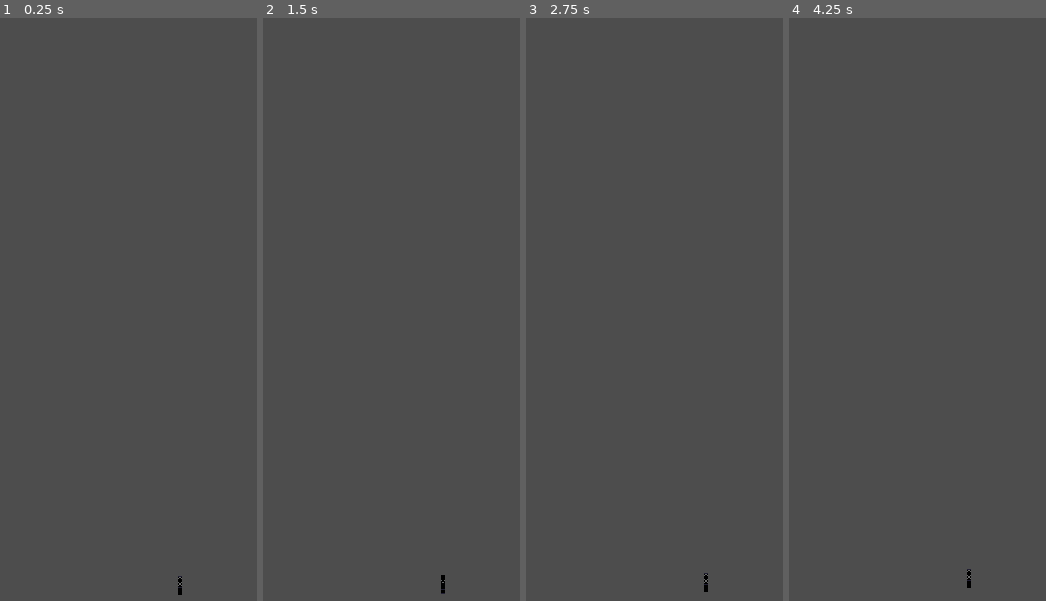
Above: before the commit, frames 1-4 (left to right).
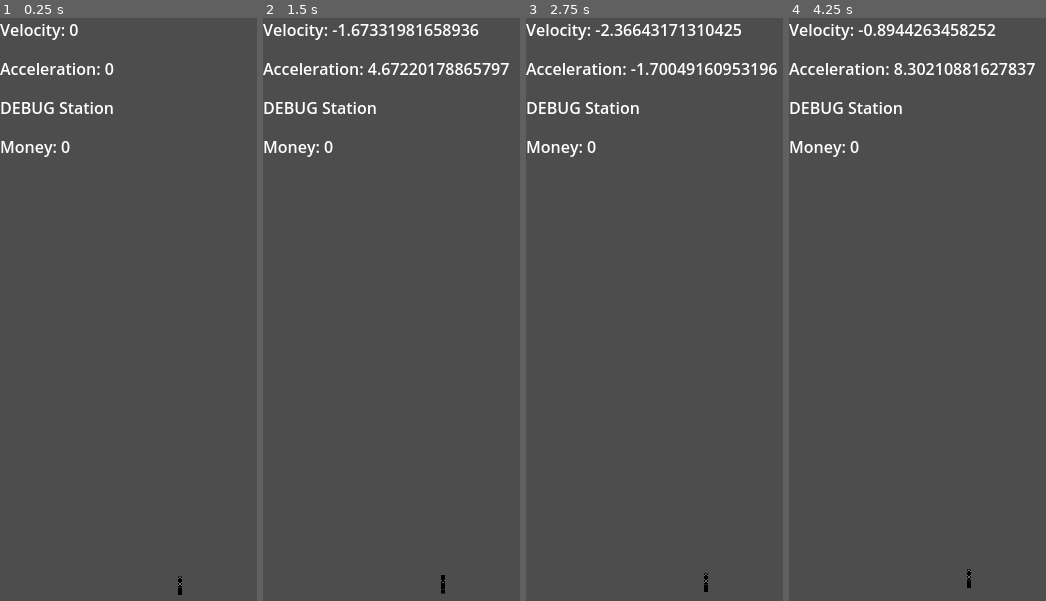
Above: after the commit, the same moments.

Repository: sthoni/gamejamaugust2024
Game: Godot game, scene res://level.tscn
Same seed, same stepped clock (60 frames per second), same inputs: the game is played once before the commit and once after it.
Inputs:
- Up to frame 1 (0.25 s): no input
- Up to frame 2 (1.5 s): tap Enter at 0.5 s; hold Up (accelerate) 0.53-1.28 s; hold Down (brake) from 1.28 s (still down)
- Up to frame 3 (2.75 s): tap Space at 2 s; release Down (brake) at 2.03 s; hold Up (accelerate) from 2.03 s (still down)
- Up to frame 4 (4.25 s): release Up (accelerate) at 3.53 s; hold Down (brake) from 3.53 s (still down)

The runs differ from the first frame. In frame 1, 1.4% of the frame differs, in the area x 0-45%, y 1-24%; in frame 2, 2.5%; in frame 3, 2.4%; in frame 4, 2.5%, in the area x 0-96%, y 1-24%.

Commit message:
Dateien sortiert. Funktioniert noch nicht alles...

Diff:
--- /dev/null
+++ b/global/Events.gd
@@ -0,0 +1,11 @@
+extends Node
+
+# Train Events
+signal velocity_changed(velocity: float)
+signal accelaration_changed(acc: float)
+
+# Station Events
+signal station_status_changed(status: Station.TrainStatus)
+
+# Level Events
+signal money_changed(money: int)
--- /dev/null
+++ b/items/item.gd
@@ -0,0 +1,12 @@
+class_name Item extends Resource
+
+enum Type {TRAIN, STATION}
+
+@export_group("Item Attributes")
+@export var id: String
+@export var type: Type
+@export var price: int
+
+@export_group("Item Visuals")
+@export var icon: Texture
+@export_multiline var tooltip_text: String
--- a/level.gd
+++ b/level.gd
@@ -6,7 +6,7 @@
 
 # Called when the node enters the scene tree for the first time.
 func _ready() -> void:
-	emit_signal("money_changed", money)
+	Events.emit_signal("money_changed", money)
 
 
 # Called every frame. 'delta' is the elapsed time since the previous frame.
--- a/level.tscn
+++ b/level.tscn
@@ -1,213 +1,19 @@
-[gd_scene load_steps=17 format=3 uid="uid://5m2ar4vwdnpd"]
+[gd_scene load_steps=6 format=3 uid="uid://5m2ar4vwdnpd"]
 
-[ext_resource type="Script" path="res://train.gd" id="1_egyev"]
 [ext_resource type="Script" path="res://level.gd" id="1_pg6m5"]
-[ext_resource type="Script" path="res://station.gd" id="2_7bgaj"]
-[ext_resource type="Texture2D" uid="uid://cf1y5qabhp48g" path="res://assets/locomotive.png" id="3_gy86y"]
-[ext_resource type="Script" path="res://velocity.gd" id="3_mmw4x"]
-[ext_resource type="Script" path="res://acceleration.gd" id="4_qwo30"]
-[ext_resource type="Script" path="res://label_station.gd" id="5_vc02w"]
-[ext_resource type="Script" path="res://money.gd" id="7_rinmn"]
-[ext_resource type="Theme" path="res://theme.tres" id="8_j5rwa"]
-[ext_resource type="Script" path="res://shop.gd" id="9_3iv6e"]
-
-[sub_resource type="RectangleShape2D" id="RectangleShape2D_xyumy"]
-size = Vector2(4, 17)
-
-[sub_resource type="RectangleShape2D" id="RectangleShape2D_2umad"]
-size = Vector2(20, 120)
-
-[sub_resource type="RectangleShape2D" id="RectangleShape2D_dk45f"]
-size = Vector2(20, 10)
-
-[sub_resource type="Gradient" id="Gradient_bcuwd"]
-colors = PackedColorArray(0.2, 0.196078, 0.4, 1, 0.113725, 0.0392157, 0.376471, 1)
-
-[sub_resource type="GradientTexture1D" id="GradientTexture1D_sjscc"]
-gradient = SubResource("Gradient_bcuwd")
-
-[sub_resource type="PlaceholderTexture2D" id="PlaceholderTexture2D_ov08v"]
-size = Vector2(100, 100)
+[ext_resource type="PackedScene" uid="uid://c3byp0uv73juy" path="res://train/train.tscn" id="2_kmlf3"]
+[ext_resource type="PackedScene" uid="uid://c3csdinu5agg4" path="res://station/station.tscn" id="3_7tcqk"]
+[ext_resource type="PackedScene" uid="uid://dh71w6aefqf38" path="res://ui/debug.tscn" id="4_s0jqg"]
+[ext_resource type="PackedScene" uid="uid://botpyjbja42c" path="res://ui/shop.tscn" id="9_0opmv"]
 
 [node name="Level" type="Node2D"]
 script = ExtResource("1_pg6m5")
 
-[node name="Train" type="CharacterBody2D" parent="."]
-position = Vector2(180, 568)
-script = ExtResource("1_egyev")
+[node name="Train" parent="." instance=ExtResource("2_kmlf3")]
 
-[node name="TrainShape" type="CollisionShape2D" parent="Train"]
+[node name="Station" parent="." instance=ExtResource("3_7tcqk")]
+
+[node name="Debug" parent="." instance=ExtResource("4_s0jqg")]
+
+[node name="Shop" parent="." instance=ExtResource("9_0opmv")]
 unique_name_in_owner = true
-position = Vector2(0, -0.5)
-shape = SubResource("RectangleShape2D_xyumy")
-
-[node name="Sprite2D" type="Sprite2D" parent="Train"]
-position = Vector2(1, -42)
-rotation = 1.5708
-
-[node name="Timer_Brake" type="Timer" parent="Train"]
-one_shot = true
-
-[node name="Timer_Acc" type="Timer" parent="Train"]
-one_shot = true
-
-[node name="Locomotive" type="Sprite2D" parent="Train"]
-texture_filter = 1
-position = Vector2(1.84774e-06, 2.95639e-05)
-rotation = 1.5708
-scale = Vector2(0.0993849, 0.0993849)
-texture = ExtResource("3_gy86y")
-
-[node name="Station" type="Area2D" parent="."]
-position = Vector2(182, 180)
-script = ExtResource("2_7bgaj")
-
-[node name="CollisionShape2D2" type="CollisionShape2D" parent="Station"]
-shape = SubResource("RectangleShape2D_2umad")
-
-[node name="StationStart" type="Area2D" parent="Station"]
-position = Vector2(0, 55)
-
-[node name="CollisionShape2D" type="CollisionShape2D" parent="Station/StationStart"]
-shape = SubResource("RectangleShape2D_dk45f")
-
-[node name="StationEnd" type="Area2D" parent="Station"]
-position = Vector2(0, -55)
-
-[node name="CollisionShape2D" type="CollisionShape2D" parent="Station/StationEnd"]
-shape = SubResource("RectangleShape2D_dk45f")
-
-[node name="VBoxContainer" type="VBoxContainer" parent="."]
-visible = false
-offset_right = 40.0
-offset_bottom = 40.0
-
-[node name="Velocity" type="Label" parent="VBoxContainer"]
-layout_mode = 2
-text = "DEBUG Velocity"
-script = ExtResource("3_mmw4x")
-
-[node name="Acceleration" type="Label" parent="VBoxContainer"]
-layout_mode = 2
-text = "DEBUG Acceleration"
-script = ExtResource("4_qwo30")
-
-[node name="Station" type="Label" parent="VBoxContainer"]
-layout_mode = 2
-text = "DEBUG Station"
-script = ExtResource("5_vc02w")
-
-[node name="Money" type="Label" parent="VBoxContainer"]
-layout_mode = 2
-text = "Money:"
-script = ExtResource("7_rinmn")
-
-[node name="Shop" type="Control" parent="."]
-unique_name_in_owner = true
-process_mode = 3
-visible = false
-layout_mode = 3
-anchors_preset = 0
-offset_right = 360.0
-offset_bottom = 640.0
-theme = ExtResource("8_j5rwa")
-script = ExtResource("9_3iv6e")
-
-[node name="TextureRect" type="TextureRect" parent="Shop"]
-layout_mode = 1
-anchors_preset = 15
-anchor_right = 1.0
-anchor_bottom = 1.0
-grow_horizontal = 2
-grow_vertical = 2
-texture = SubResource("GradientTexture1D_sjscc")
-
-[node name="CenterContainer" type="CenterContainer" parent="Shop"]
-layout_mode = 1
-anchors_preset = 15
-anchor_right = 1.0
-anchor_bottom = 1.0
-grow_horizontal = 2
-grow_vertical = 2
-
-[node name="VBoxContainer" type="VBoxContainer" parent="Shop/CenterContainer"]
-layout_mode = 2
-theme = ExtResource("8_j5rwa")
-theme_override_constants/separation = 32
-
-[node name="Label" type="Label" parent="Shop/CenterContainer/VBoxContainer"]
-layout_mode = 2
-text = "Train Shop"
-
-[node name="Items" type="HBoxContainer" parent="Shop/CenterContainer/VBoxContainer"]
-layout_mode = 2
-size_flags_vertical = 3
-
-[node name="Item1" type="VBoxContainer" parent="Shop/CenterContainer/VBoxContainer/Items"]
-layout_mode = 2
-
-[node name="Item1Name" type="Label" parent="Shop/CenterContainer/VBoxContainer/Items/Item1"]
-layout_mode = 2
-text = "ITEM NAME"
-
-[node name="Item1Texture" type="TextureRect" parent="Shop/CenterContainer/VBoxContainer/Items/Item1"]
-layout_mode = 2
-texture = SubResource("PlaceholderTexture2D_ov08v")
-
-[node name="Item1Price" type="Label" parent="Shop/CenterContainer/VBoxContainer/Items/Item1"]
-layout_mode = 2
-text = "ITEM PRICE"
-
-[node name="Item1Buy" type="Button" parent="Shop/CenterContainer/VBoxContainer/Items/Item1"]
-layout_mode = 2
-text = "Kaufen"
-
-[node name="Item2" type="VBoxContainer" parent="Shop/CenterContainer/VBoxContainer/Items"]
-layout_mode = 2
-
-[node name="Item1Name" type="Label" parent="Shop/CenterContainer/VBoxContainer/Items/Item2"]
-layout_mode = 2
-text = "ITEM NAME"
-
-[node name="Item1Texture" type="TextureRect" parent="Shop/CenterContainer/VBoxContainer/Items/Item2"]
-layout_mode = 2
-texture = SubResource("PlaceholderTexture2D_ov08v")
-
-[node name="Item1Price" type="Label" parent="Shop/CenterContainer/VBoxContainer/Items/Item2"]
-layout_mode = 2
-text = "ITEM PRICE"
-
-[node name="Item1Buy" type="Button" parent="Shop/CenterContainer/VBoxContainer/Items/Item2"]
-layout_mode = 2
-text = "Kaufen"
-
-[node name="HSeparator" type="HSeparator" parent="Shop/CenterContainer/VBoxContainer"]
-layout_mode = 2
-
-[node name="VBoxContainer" type="VBoxContainer" parent="Shop/CenterContainer/VBoxContainer"]
-layout_mode = 2
-
-[node name="ContinueButton" type="Button" parent="Shop/CenterContainer/VBoxContainer/VBoxContainer"]
-layout_mode = 2
-size_flags_horizontal = 3
-text = "Continue"
-
-[node name="ExitButton" type="Button" parent="Shop/CenterContainer/VBoxContainer/VBoxContainer"]
-layout_mode = 2
-size_flags_horizontal = 3
-text = "Exit"
-
-[connection signal="money_changed" from="." to="VBoxContainer/Money" method="_on_level_money_changed"]
-[connection signal="accelaration_changed" from="Train" to="VBoxContainer/Acceleration" method="_on_train_accelaration_changed"]
-[connection signal="velocity_changed" from="Train" to="VBoxContainer/Velocity" method="_on_train_velocity_changed"]
-[connection signal="timeout" from="Train/Timer_Brake" to="Train" method="_on_timer_brake_timeout"]
-[connection signal="timeout" from="Train/Timer_Acc" to="Train" method="_on_timer_acc_timeout"]
-[connection signal="body_entered" from="Station" to="Station" method="_on_body_entered"]
-[connection signal="body_exited" from="Station" to="Station" method="_on_body_exited"]
-[connection signal="station_status_changed" from="Station" to="." method="_on_station_station_status_changed"]
-[connection signal="station_status_changed" from="Station" to="VBoxContainer/Station" method="_on_station_station_status_changed"]
-[connection signal="body_entered" from="Station/StationStart" to="Station" method="_on_station_start_body_entered"]
-[connection signal="body_exited" from="Station/StationStart" to="Station" method="_on_station_start_body_exited"]
-[connection signal="body_entered" from="Station/StationEnd" to="Station" method="_on_station_end_body_entered"]
-[connection signal="body_exited" from="Station/StationEnd" to="Station" method="_on_station_end_body_exited"]
-[connection signal="pressed" from="Shop/CenterContainer/VBoxContainer/VBoxContainer/ContinueButton" to="Shop" method="_on_continue_button_pressed"]
--- a/project.godot
+++ b/project.godot
@@ -14,6 +14,10 @@
 run/main_scene="res://level.tscn"
 config/features=PackedStringArray("4.3", "GL Compatibility")
 config/icon="res://icon.svg"
+
+[autoload]
+
+Events="*res://global/Events.gd"
 
 [debug]
 
--- a/station.gd
+++ b/station/station.gd
@@ -11,8 +11,6 @@
 
 var train_at_station: Train
 var status: TrainStatus = TrainStatus.NOT_ARRIVED
-
-signal station_status_changed(status: TrainStatus)
 
 # Called when the node enters the scene tree for the first time.
 func _ready() -> void:
@@ -32,7 +30,8 @@
 
 
 func status_changed() -> void:
-	emit_signal("station_status_changed", status)
+	print("Status")
+	Events.emit_signal("station_status_changed", status)
 
 
 func _on_station_start_body_entered(body: Node2D) -> void:
--- /dev/null
+++ b/station/station.tscn
@@ -0,0 +1,35 @@
+[gd_scene load_steps=4 format=3 uid="uid://c3csdinu5agg4"]
+
+[ext_resource type="Script" path="res://station/station.gd" id="1_myu42"]
+
+[sub_resource type="RectangleShape2D" id="RectangleShape2D_2umad"]
+size = Vector2(20, 120)
+
+[sub_resource type="RectangleShape2D" id="RectangleShape2D_dk45f"]
+size = Vector2(20, 10)
+
+[node name="Station" type="Area2D"]
+position = Vector2(182, 180)
+script = ExtResource("1_myu42")
+
+[node name="CollisionShape2D2" type="CollisionShape2D" parent="."]
+shape = SubResource("RectangleShape2D_2umad")
+
+[node name="StationStart" type="Area2D" parent="."]
+position = Vector2(0, 55)
+
+[node name="CollisionShape2D" type="CollisionShape2D" parent="StationStart"]
+shape = SubResource("RectangleShape2D_dk45f")
+
+[node name="StationEnd" type="Area2D" parent="."]
+position = Vector2(0, -55)
+
+[node name="CollisionShape2D" type="CollisionShape2D" parent="StationEnd"]
+shape = SubResource("RectangleShape2D_dk45f")
+
+[connection signal="body_entered" from="." to="." method="_on_body_entered"]
+[connection signal="body_exited" from="." to="." method="_on_body_exited"]
+[connection signal="body_entered" from="StationStart" to="." method="_on_station_start_body_entered"]
+[connection signal="body_exited" from="StationStart" to="." method="_on_station_start_body_exited"]
+[connection signal="body_entered" from="StationEnd" to="." method="_on_station_end_body_entered"]
+[connection signal="body_exited" from="StationEnd" to="." method="_on_station_end_body_exited"]
--- a/train.gd
+++ b/train/train.gd
@@ -10,9 +10,6 @@
 @onready var weight := waggon_amount * WEIGHT_PER_WAGGON
 
 var acc := 0.0
-
-signal velocity_changed(velocity: float)
-signal accelaration_changed(acc: float)
 
 func _ready() -> void:
 	print(weight)
@@ -51,8 +48,8 @@
 	acc = (new_velocity - velocity.y) / delta
 	velocity.y = new_velocity
 
-	emit_signal("accelaration_changed", acc)
-	emit_signal("velocity_changed", velocity.y)
+	Events.emit_signal("accelaration_changed", acc)
+	Events.emit_signal("velocity_changed", velocity.y)
 
 	move_and_slide()
 
--- /dev/null
+++ b/train/train.tscn
@@ -0,0 +1,36 @@
+[gd_scene load_steps=4 format=3 uid="uid://c3byp0uv73juy"]
+
+[ext_resource type="Script" path="res://train/train.gd" id="1_q7ry4"]
+[ext_resource type="Texture2D" uid="uid://cf1y5qabhp48g" path="res://assets/locomotive.png" id="2_htwba"]
+
+[sub_resource type="RectangleShape2D" id="RectangleShape2D_xyumy"]
+size = Vector2(4, 17)
+
+[node name="Train" type="CharacterBody2D"]
+position = Vector2(180, 568)
+script = ExtResource("1_q7ry4")
+
+[node name="TrainShape" type="CollisionShape2D" parent="."]
+unique_name_in_owner = true
+position = Vector2(0, -0.5)
+shape = SubResource("RectangleShape2D_xyumy")
+
+[node name="Sprite2D" type="Sprite2D" parent="."]
+position = Vector2(1, -42)
+rotation = 1.5708
+
+[node name="Timer_Brake" type="Timer" parent="."]
+one_shot = true
+
+[node name="Timer_Acc" type="Timer" parent="."]
+one_shot = true
+
+[node name="Locomotive" type="Sprite2D" parent="."]
+texture_filter = 1
+position = Vector2(1.84774e-06, 2.95639e-05)
+rotation = 1.5708
+scale = Vector2(0.0993849, 0.0993849)
+texture = ExtResource("2_htwba")
+
+[connection signal="timeout" from="Timer_Brake" to="." method="_on_timer_brake_timeout"]
+[connection signal="timeout" from="Timer_Acc" to="." method="_on_timer_acc_timeout"]
--- /dev/null
+++ b/ui/debug.tscn
@@ -0,0 +1,30 @@
+[gd_scene load_steps=5 format=3 uid="uid://dh71w6aefqf38"]
+
+[ext_resource type="Script" path="res://ui/debug_velocity.gd" id="1_qx4c7"]
+[ext_resource type="Script" path="res://ui/debug_acceleration.gd" id="2_mg21e"]
+[ext_resource type="Script" path="res://ui/debug_station.gd" id="3_5546r"]
+[ext_resource type="Script" path="res://ui/debug_money.gd" id="4_4e7pr"]
+
+[node name="Debug" type="VBoxContainer"]
+offset_right = 40.0
+offset_bottom = 40.0
+
+[node name="Velocity" type="Label" parent="."]
+layout_mode = 2
+text = "DEBUG Velocity"
+script = ExtResource("1_qx4c7")
+
+[node name="Acceleration" type="Label" parent="."]
+layout_mode = 2
+text = "DEBUG Acceleration"
+script = ExtResource("2_mg21e")
+
+[node name="Station" type="Label" parent="."]
+layout_mode = 2
+text = "DEBUG Station"
+script = ExtResource("3_5546r")
+
+[node name="Money" type="Label" parent="."]
+layout_mode = 2
+text = "Money:"
+script = ExtResource("4_4e7pr")
--- a/velocity.gd
+++ b/ui/debug_acceleration.gd
@@ -3,13 +3,12 @@
 
 # Called when the node enters the scene tree for the first time.
 func _ready() -> void:
-	pass # Replace with function body.
-
+	Events.accelaration_changed.connect(_on_train_accelaration_changed)
 
 # Called every frame. 'delta' is the elapsed time since the previous frame.
 func _process(delta: float) -> void:
 	pass
 
 
-func _on_train_velocity_changed(velocity: float) -> void:
-	self.text = "Velocity: " + str(velocity)
+func _on_train_accelaration_changed(acc: float) -> void:
+	self.text = "Acceleration: " + str(acc)
--- a/money.gd
+++ b/ui/debug_money.gd
@@ -3,7 +3,7 @@
 
 # Called when the node enters the scene tree for the first time.
 func _ready() -> void:
-	pass # Replace with function body.
+	Events.money_changed.connect(_on_level_money_changed)
 
 
 # Called every frame. 'delta' is the elapsed time since the previous frame.
--- a/label_station.gd
+++ b/ui/debug_station.gd
@@ -3,7 +3,7 @@
 
 # Called when the node enters the scene tree for the first time.
 func _ready() -> void:
-	pass # Replace with function body.
+	Events.station_status_changed.connect(_on_station_station_status_changed)
 
 
 # Called every frame. 'delta' is the elapsed time since the previous frame.
--- a/acceleration.gd
+++ b/ui/debug_velocity.gd
@@ -3,7 +3,7 @@
 
 # Called when the node enters the scene tree for the first time.
 func _ready() -> void:
-	pass # Replace with function body.
+	Events.velocity_changed.connect(_on_train_velocity_changed)
 
 
 # Called every frame. 'delta' is the elapsed time since the previous frame.
@@ -11,5 +11,5 @@
 	pass
 
 
-func _on_train_accelaration_changed(acc: float) -> void:
-	self.text = "Acceleration: " + str(acc)
+func _on_train_velocity_changed(velocity: float) -> void:
+	self.text = "Velocity: " + str(velocity)
--- /dev/null
+++ b/ui/shop.tscn
@@ -0,0 +1,109 @@
+[gd_scene load_steps=6 format=3 uid="uid://botpyjbja42c"]
+
+[ext_resource type="Theme" uid="uid://c5vctt5fcxfn" path="res://theme.tres" id="1_1gval"]
+[ext_resource type="Script" path="res://ui/shop.gd" id="2_rwf4v"]
+
+[sub_resource type="Gradient" id="Gradient_bcuwd"]
+colors = PackedColorArray(0.2, 0.196078, 0.4, 1, 0.113725, 0.0392157, 0.376471, 1)
+
+[sub_resource type="GradientTexture1D" id="GradientTexture1D_sjscc"]
+gradient = SubResource("Gradient_bcuwd")
+
+[sub_resource type="PlaceholderTexture2D" id="PlaceholderTexture2D_ov08v"]
+size = Vector2(100, 100)
+
+[node name="Shop" type="Control"]
+process_mode = 3
+visible = false
+layout_mode = 3
+anchors_preset = 0
+offset_right = 360.0
+offset_bottom = 640.0
+theme = ExtResource("1_1gval")
+script = ExtResource("2_rwf4v")
+
+[node name="TextureRect" type="TextureRect" parent="."]
+layout_mode = 1
+anchors_preset = 15
+anchor_right = 1.0
+anchor_bottom = 1.0
+grow_horizontal = 2
+grow_vertical = 2
+texture = SubResource("GradientTexture1D_sjscc")
+
+[node name="CenterContainer" type="CenterContainer" parent="."]
+layout_mode = 1
+anchors_preset = 15
+anchor_right = 1.0
+anchor_bottom = 1.0
+grow_horizontal = 2
+grow_vertical = 2
+
+[node name="VBoxContainer" type="VBoxContainer" parent="CenterContainer"]
+layout_mode = 2
+theme = ExtResource("1_1gval")
+theme_override_constants/separation = 32
+
+[node name="Label" type="Label" parent="CenterContainer/VBoxContainer"]
+layout_mode = 2
+text = "Train Shop"
+
+[node name="Items" type="HBoxContainer" parent="CenterContainer/VBoxContainer"]
+layout_mode = 2
+size_flags_vertical = 3
+
+[node name="Item1" type="VBoxContainer" parent="CenterContainer/VBoxContainer/Items"]
+layout_mode = 2
+
+[node name="Item1Name" type="Label" parent="CenterContainer/VBoxContainer/Items/Item1"]
+layout_mode = 2
+text = "ITEM NAME"
+
+[node name="Item1Texture" type="TextureRect" parent="CenterContainer/VBoxContainer/Items/Item1"]
+layout_mode = 2
+texture = SubResource("PlaceholderTexture2D_ov08v")
+
+[node name="Item1Price" type="Label" parent="CenterContainer/VBoxContainer/Items/Item1"]
+layout_mode = 2
+text = "ITEM PRICE"
+
+[node name="Item1Buy" type="Button" parent="CenterContainer/VBoxContainer/Items/Item1"]
+layout_mode = 2
+text = "Kaufen"
+
+[node name="Item2" type="VBoxContainer" parent="CenterContainer/VBoxContainer/Items"]
+layout_mode = 2
+
+[node name="Item1Name" type="Label" parent="CenterContainer/VBoxContainer/Items/Item2"]
+layout_mode = 2
+text = "ITEM NAME"
+
+[node name="Item1Texture" type="TextureRect" parent="CenterContainer/VBoxContainer/Items/Item2"]
+layout_mode = 2
+texture = SubResource("PlaceholderTexture2D_ov08v")
+
+[node name="Item1Price" type="Label" parent="CenterContainer/VBoxContainer/Items/Item2"]
+layout_mode = 2
+text = "ITEM PRICE"
+
+[node name="Item1Buy" type="Button" parent="CenterContainer/VBoxContainer/Items/Item2"]
+layout_mode = 2
+text = "Kaufen"
+
+[node name="HSeparator" type="HSeparator" parent="CenterContainer/VBoxContainer"]
+layout_mode = 2
+
+[node name="VBoxContainer" type="VBoxContainer" parent="CenterContainer/VBoxContainer"]
+layout_mode = 2
+
+[node name="ContinueButton" type="Button" parent="CenterContainer/VBoxContainer/VBoxContainer"]
+layout_mode = 2
+size_flags_horizontal = 3
+text = "Continue"
+
+[node name="ExitButton" type="Button" parent="CenterContainer/VBoxContainer/VBoxContainer"]
+layout_mode = 2
+size_flags_horizontal = 3
+text = "Exit"
+
+[connection signal="pressed" from="CenterContainer/VBoxContainer/VBoxContainer/ContinueButton" to="." method="_on_continue_button_pressed"]
Renamed: shop.gd -> ui/shop.gd
